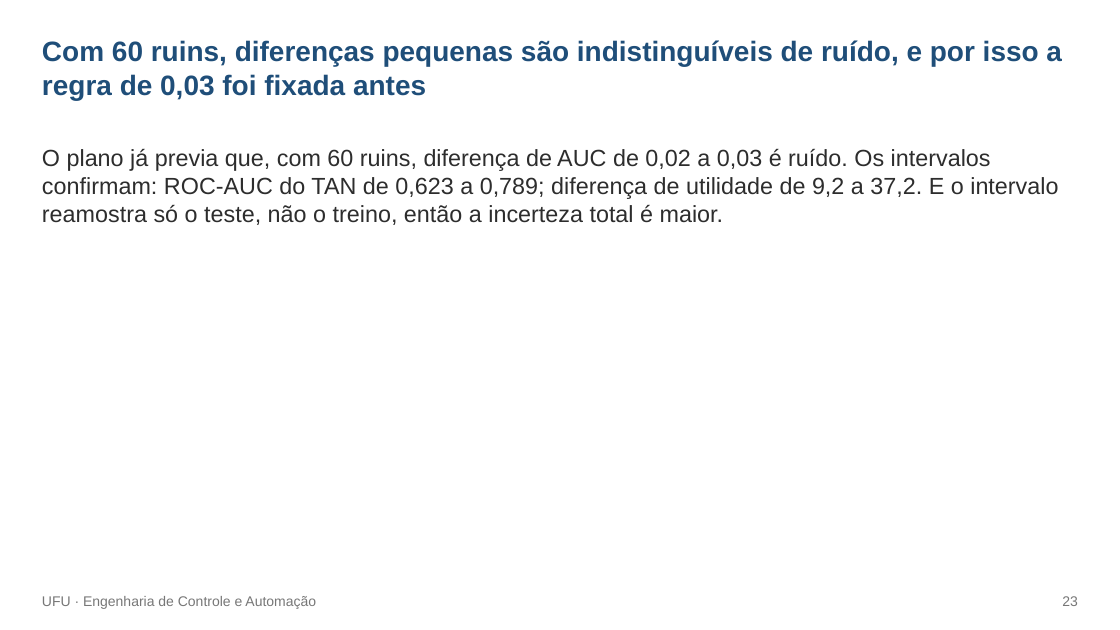
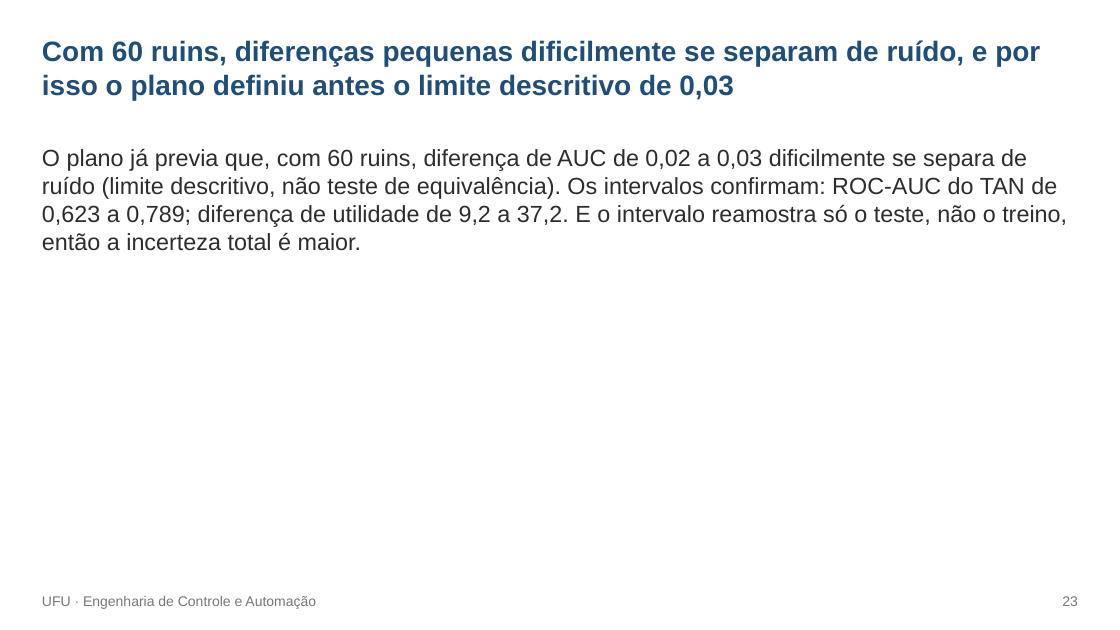
Before and after one commit to rodrigotriboni1/tcc-redes-bayesianas, a slide deck: slide 23 of monografia/defesa/Defesa_TCC_Rodrigo_rascunho.pptx. Drawn at 1120x630 pixels with LibreOffice and Linux fonts; fonts in the diff are those of the drawing. Boxes give left, top, right and bottom in pixels: in the first picture for what was removed or moved away, otherwise in the second. Text is boxed around its words. In the diff, an @@ line names an element or a change of style, - is before the commit and + after.

```diff
--- a/monografia/defesa/Defesa_TCC_Rodrigo_rascunho.pptx
+++ b/monografia/defesa/Defesa_TCC_Rodrigo_rascunho.pptx
@@ text at (x1=42, y1=40, x2=1040, y2=100): text changed @@
-Com 60 ruins, diferenças pequenas são indistinguíveis de ruído, e por isso a regra de 0,03 foi fixada antes
+Com 60 ruins, diferenças pequenas dificilmente se separam de ruído, e por isso o plano definiu antes o limite descritivo de 0,03
@@ text at (x1=42, y1=149, x2=1067, y2=251): text changed @@
-O plano já previa que, com 60 ruins, diferença de AUC de 0,02 a 0,03 é ruído. Os intervalos confirmam: ROC-AUC do TAN de 0,623 a 0,789; diferença de utilidade de 9,2 a 37,2. E o intervalo reamostra só o teste, não o treino, então a incerteza total é maior.
+O plano já previa que, com 60 ruins, diferença de AUC de 0,02 a 0,03 dificilmente se separa de ruído (limite descritivo, não teste de equivalência). Os intervalos confirmam: ROC-AUC do TAN de 0,623 a 0,789; diferença de utilidade de 9,2 a 37,2. E o intervalo reamostra só o teste, não o treino, então a incerteza total é maior.
```
Also in this commit, not shown: 10 other slides changed, 14 other files.
